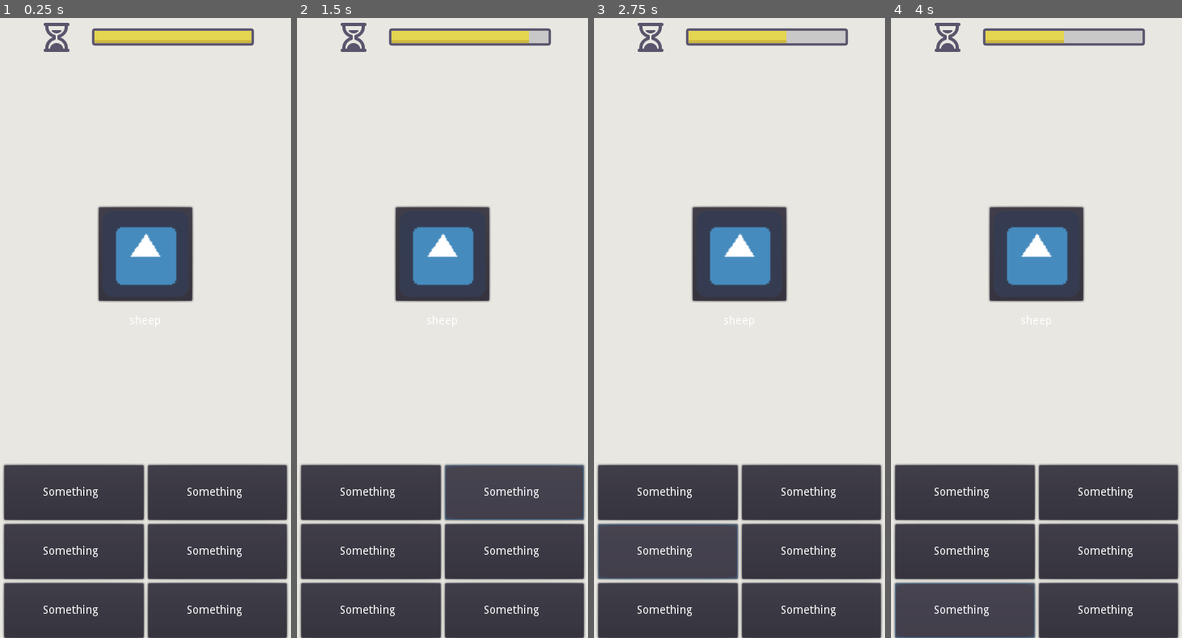
Above: before the commit, frames 1-4 (left to right).
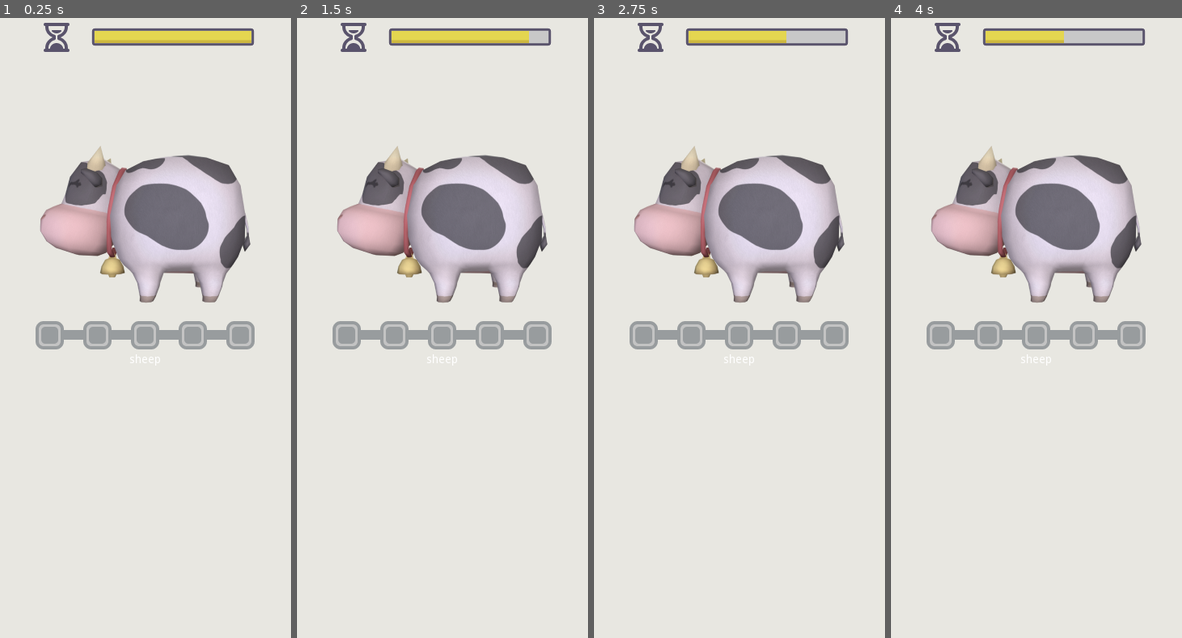
Above: after the commit, the same moments.

Repository: CTRLRLTY/Sorbet
Game: Godot game, scene res://Scenes/ObjectNaming/ObjectNaming.tscn
The game is run twice, just before and just after one commit, with the same random seed, the same clock (stepped at 60 frames per second) and the same inputs. This scene is started directly instead of the project's main scene. The engine's default icon, where the game draws it, is replaced by a stand-in: a white triangle on a blue panel in a dark square.
Inputs (mouse positions are in pixels of both pictures, inside the frame that each line leads up to):
- Up to frame 1 (0.25 s): no input
- Up to frame 2 (1.5 s): click (369, 495) at 0.5 s, where only the run before the commit has a clickable "Something"; click (515, 495) at 1.25 s, where only the run before the commit has a clickable "Something"
- Up to frame 3 (2.75 s): click (666, 551) at 2 s, where only the run before the commit has a clickable "Something"
- Up to frame 4 (4 s): click (1109, 551) at 2.75 s, where only the run before the commit has a clickable "Something"; click (963, 613) at 3.5 s, where only the run before the commit has a clickable "Something"

The runs differ from the first frame. In frame 1, 41% of the frame differs, in the area x 0-100%, y 20-100%; in frame 2, 41%; in frame 3, 41%; in frame 4, 41%.

Commit message:
Added dynamic milestone

Diff:
--- /dev/null
+++ b/Scenes/ObjectNaming/Milestone.gd
@@ -0,0 +1,66 @@
+extends CenterContainer
+
+enum MilestoneType {
+	EMPTY,
+	SUCCESS,
+	FAIL,
+}
+
+onready var hbox: HBoxContainer = $HBox
+
+
+func _ready() -> void:
+	add_milestone(MilestoneType.EMPTY)
+	add_milestone(MilestoneType.EMPTY)
+	add_milestone(MilestoneType.EMPTY)
+	add_milestone(MilestoneType.EMPTY)
+	add_milestone(MilestoneType.EMPTY)
+
+
+func milestone_count() -> int:
+	return get_child_count()
+
+
+func add_milestone(milestone_type := MilestoneType.EMPTY) -> void:
+	var add_seperator := bool(hbox.get_child_count() % 2)
+
+	if add_seperator:
+		var seperator := Panel.new()
+		var stylebox := StyleBoxFlat.new()
+
+		seperator.rect_min_size = Vector2(24, 12)
+
+		stylebox.bg_color = Color("#999D9F")
+
+		seperator.add_stylebox_override("panel", stylebox)
+		seperator.size_flags_vertical = SIZE_EXPAND | SIZE_SHRINK_CENTER
+
+		hbox.add_child(seperator)
+
+	var milestone: TextureRect = TextureRect.new()
+
+	milestone.texture = _milestone_texture(milestone_type)
+
+	hbox.add_child(milestone)
+
+
+func set_milestone_type(idx: int, milestone_type: int) -> void:
+	assert(hbox.get_child_count() >= 0 or hbox.get_child_count() <= idx, "index out of bound")
+
+	var milestone: TextureRect = hbox.get_child(idx)
+
+	milestone.texture = _milestone_texture(milestone_type)
+
+
+func _milestone_texture(milestone_type: int) -> Texture:
+	var texture : Texture
+
+	match milestone_type:
+		MilestoneType.EMPTY:
+			texture = load("res://Resources/Textures/milestone_empty.png")
+		MilestoneType.SUCCESS:
+			texture = load("res://Resources/Textures/milestone_success.png")
+		MilestoneType.FAIL:
+			texture = load("res://Resources/Textures/milestone_fail.png")
+
+	return texture
--- a/Scenes/ObjectNaming/ObjectNaming.tscn
+++ b/Scenes/ObjectNaming/ObjectNaming.tscn
@@ -1,6 +1,6 @@
-[gd_scene load_steps=10 format=2]
-
-[ext_resource path="res://icon.png" type="Texture" id=1]
+[gd_scene load_steps=11 format=2]
+
+[ext_resource path="res://Resources/Textures/cow.png" type="Texture" id=1]
 [ext_resource path="res://Scenes/ObjectNaming/TimerBar.gd" type="Script" id=2]
 [ext_resource path="res://Scenes/ObjectNaming/MultipleChoice.gd" type="Script" id=3]
 [ext_resource path="res://Scenes/ObjectNaming/Choices.gd" type="Script" id=4]
@@ -8,6 +8,7 @@
 [ext_resource path="res://Resources/Textures/Progress.png" type="Texture" id=6]
 [ext_resource path="res://Resources/Icons/deadline.png" type="Texture" id=7]
 [ext_resource path="res://Resources/Styleboxes/RootBackground.tres" type="StyleBox" id=9]
+[ext_resource path="res://Scenes/ObjectNaming/Milestone.gd" type="Script" id=12]
 
 [sub_resource type="StyleBoxFlat" id=1]
 content_margin_left = 3.0
@@ -83,40 +84,37 @@
 [node name="Timer" type="Timer" parent="TimerProgress/ProgressBar/TimerBar"]
 one_shot = true
 
-[node name="Object" type="PanelContainer" parent="."]
+[node name="ObjectRect" type="TextureRect" parent="."]
 anchor_left = 0.5
 anchor_top = 0.5
 anchor_right = 0.5
 anchor_bottom = 0.5
-margin_left = -60.0
-margin_top = -135.0
-margin_right = 60.0
-margin_bottom = -15.0
-__meta__ = {
+margin_left = -175.0
+margin_top = -287.0
+margin_right = 175.0
+margin_bottom = 63.0
+rect_min_size = Vector2( 350, 350 )
+size_flags_horizontal = 3
+size_flags_vertical = 3
+texture = ExtResource( 1 )
+__meta__ = {
+"_edit_group_": true,
 "_edit_lock_": true
 }
 
-[node name="TextureRect" type="TextureRect" parent="Object"]
-margin_left = 7.0
-margin_top = 7.0
-margin_right = 113.0
-margin_bottom = 113.0
-size_flags_horizontal = 3
-size_flags_vertical = 3
-texture = ExtResource( 1 )
-expand = true
-__meta__ = {
-"_edit_lock_": true
-}
-
-[node name="ObjectLabel" type="Label" parent="Object/TextureRect"]
-margin_top = 129.0
-margin_right = 106.0
-margin_bottom = 143.0
+[node name="ObjectLabel" type="Label" parent="ObjectRect"]
+anchor_left = 0.5
+anchor_top = 1.0
+anchor_right = 0.5
+anchor_bottom = 1.0
+margin_left = -53.0
+margin_top = -14.0
+margin_right = 53.0
 align = 1
 valign = 1
 
 [node name="MultipleChoice" type="Control" parent="."]
+visible = false
 anchor_right = 1.0
 anchor_bottom = 1.0
 script = ExtResource( 3 )
@@ -233,4 +231,17 @@
 align = 1
 valign = 1
 
+[node name="Milestone" type="CenterContainer" parent="."]
+margin_top = 406.0
+margin_right = 360.0
+margin_bottom = 446.0
+script = ExtResource( 12 )
+
+[node name="HBox" type="HBoxContainer" parent="Milestone"]
+margin_left = 180.0
+margin_top = 20.0
+margin_right = 180.0
+margin_bottom = 20.0
+custom_constants/separation = 0
+
 [connection signal="timeout" from="TimerProgress/ProgressBar/TimerBar/Timer" to="TimerProgress/ProgressBar/TimerBar" method="_on_Timer_timeout"]
Binary file added: Resources/Textures/cow.png
Not shown, added: Resources/Textures/cow.png.import
Binary file added: Resources/Textures/milestone_empty.png
Not shown, added: Resources/Textures/milestone_empty.png.import
Binary file added: Resources/Textures/milestone_fail.png
Not shown, added: Resources/Textures/milestone_fail.png.import
Binary file added: Resources/Textures/milestone_success.png
Not shown, added: Resources/Textures/milestone_success.png.import
